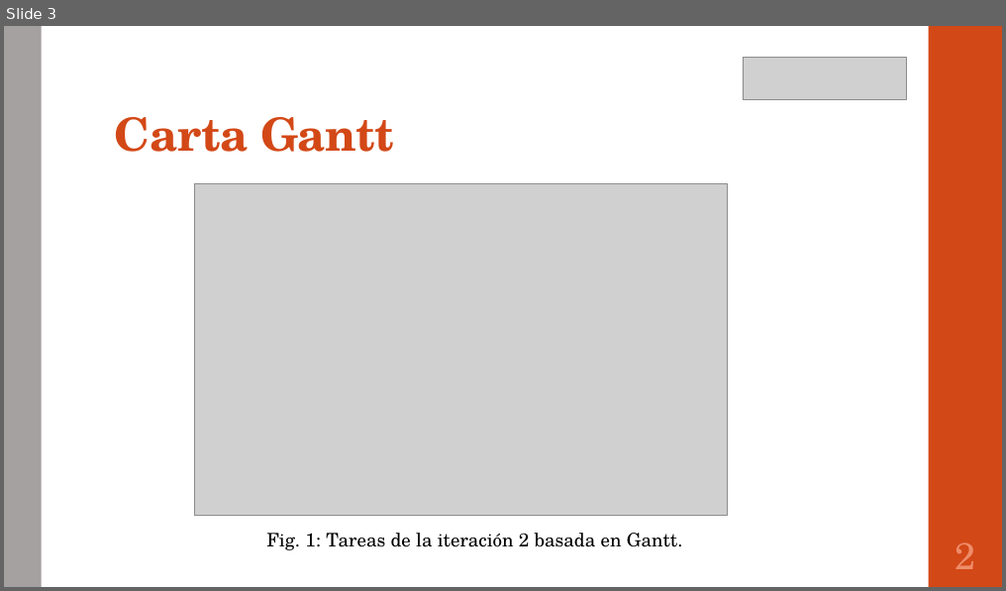
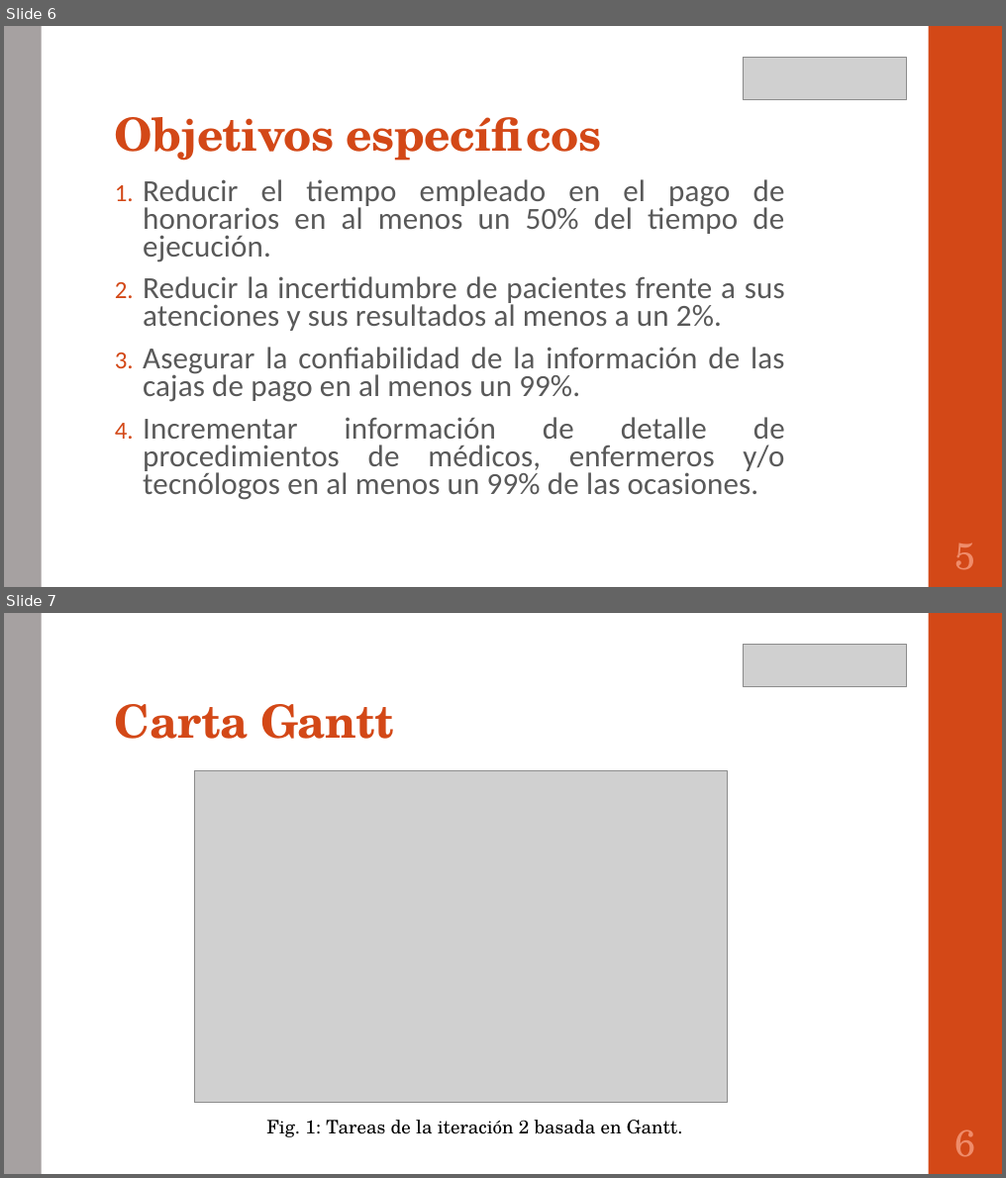
Before and after one commit to portafolio2016/hipocrates, a slide deck: presentación lunes 24 octubre 2016.pptx. Shown one above the other, each under a label of ours: slide 3 before the commit, slides 6 and 7 after it. The pictures are 1006x591 and 1006x1178 pixels, drawn with LibreOffice and Linux fonts; fonts in the diff are those of the drawing; grey boxes stand for pictures. Boxes give left, top, right and bottom in pixels: in the first picture for what was removed or moved away, otherwise in the second. Text is boxed around its words. In the diff, an @@ line names an element or a change of style, - is before the commit and + after.

```diff
--- a/presentación lunes 24 octubre 2016.pptx
+++ b/presentación lunes 24 octubre 2016.pptx
@@ slide 6 added at [4, 26, 1002, 587], background #FFFFFF; not listed: 2 template elements that a slide beside it also shows @@
@@ picture added at [743, 57, 907, 99] @@
@@ title added at [115, 117, 601, 161], 44 pt, text #D34817, bold @@
+Objetivos específicos
@@ text added at [143, 179, 785, 500], 29.6 pt, text #595959 @@
+1. Reducir el tiempo empleado en el pago de honorarios en al menos un 50% del tiempo de ejecución.
+2. Reducir la incertidumbre de pacientes frente a sus atenciones y sus resultados al menos a un 2%.
+3. Asegurar la confiabilidad de la información de las cajas de pago en al menos un 99%.
+4. Incrementar información de detalle de procedimientos de médicos, enfermeros y/o tecnólogos en al menos un 99% de las ocasiones.
@@ page number added at [955, 544, 976, 570], 36 pt, text #EF8C6A @@
+5
@@ what was slide 3 is now slide 7 @@
@@ page number at [955, 1130, 976, 1157]: text changed @@
-2
+6
```
Also in this commit, not shown: 2 slides changed, 3 other slides added, 4 slides removed.
